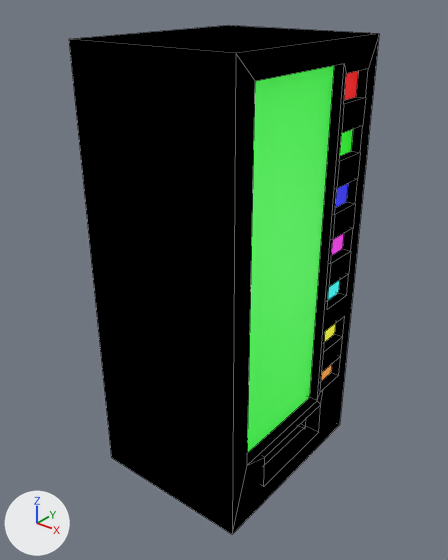
The Blender file Assets/Superlemonal/Models/vendingMachine.blend as it was, and as the next commit left it.
The view is the same before and after, from a 50 mm camera at (5.51, -7.05, 4.14) aimed at (-0.03, -0.13, -0.15). The lights are fixed; the arrows at lower left show +X, +Y and +Z. Mesh edges are drawn as thin lines.
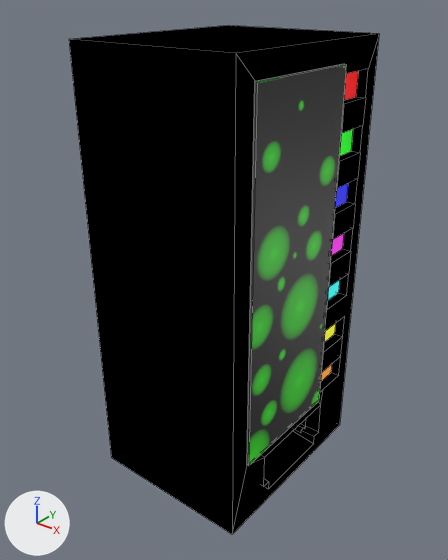
The edits, one by one:
Picture 'Material.010 Base Color' (img_material_010_base_color) is new.
In material 'Material.001' (mat_material_001), emission_color is no longer (0.00549, 1.0, 0.0), green #11ff00.
In material 'Material.001' (mat_material_001), emission_strength is no longer 0.37.
Material 'Material.001' (mat_material_001) changes colour from green #5eff70 to black #000000; in linear values from (0.113, 1.0, 0.161) to (0.0, 0.0, 0.0).
Material 'Material.010' (mat_material_010) is new.
Its texture is img_material_010_base_color.
me_cube is used by ob_cube; location (0.0, 0.0, 0.0); scale (1.35, 1.65, 3.45).
me_cube had 101 vertices, 68 faces and spanned x -1.0..1.0, y -1.0..1.0, z -1.0..1.0.
me_cube now has 111 vertices, 73 faces and spans x -1.0..1.0, y -1.0..1.0, z -1.0..1.0.
Part 1, on me_cube:
4 faces are deleted.
10 vertices are added at x 0.48..1.0, y -0.42..0.42, z -0.95..-0.9.
9 new faces join them.
Mesh me_plane is new.
It has 4 vertices, 1 face and spans x -1.0..1.0, y -1.0..1.0, z 0.0.
It uses material mat_material_010 (picture img_material_010_base_color).
Object 'Cube.001' (ob_cube_001) moves from (0.2, -0.3, 0.4) to (0.35, -0.3, 0.4).
Object 'Plane' (ob_plane) is new; it shows me_plane.
Its location is (1.38, -0.3, 0.4).
Its rotation in degrees is (0, 90, 0).
Its scale is (2.73, 1.0, 1.0).

Changed parts and their boxes (x1, y1, x2, y2) in the pictures (448 x 560 px):
'Plane', added
    after: (249, 65, 346, 465)
'Cube.001', recoloured, surface changed, moved
    before: (247, 66, 334, 453)
    after: (247, 64, 344, 465)
part 1 of me_cube, built on
    both: (232, 36, 379, 534)
